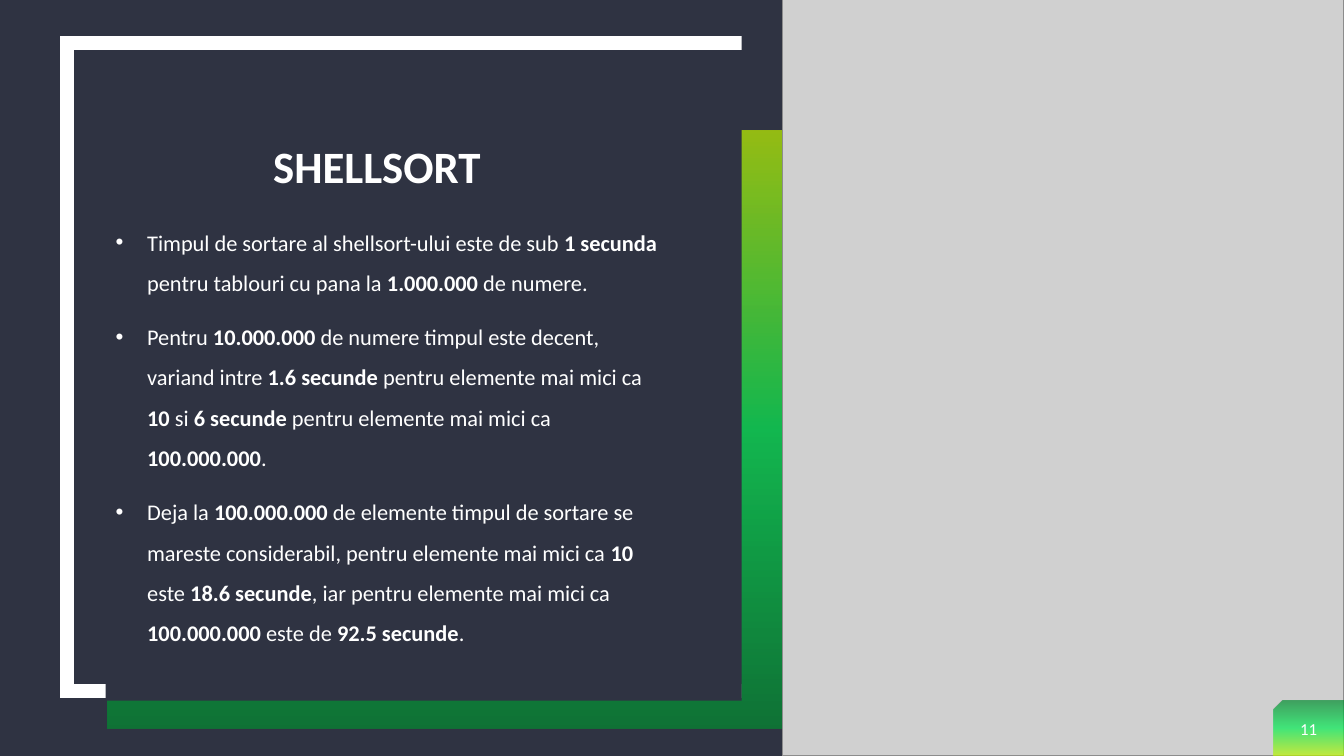
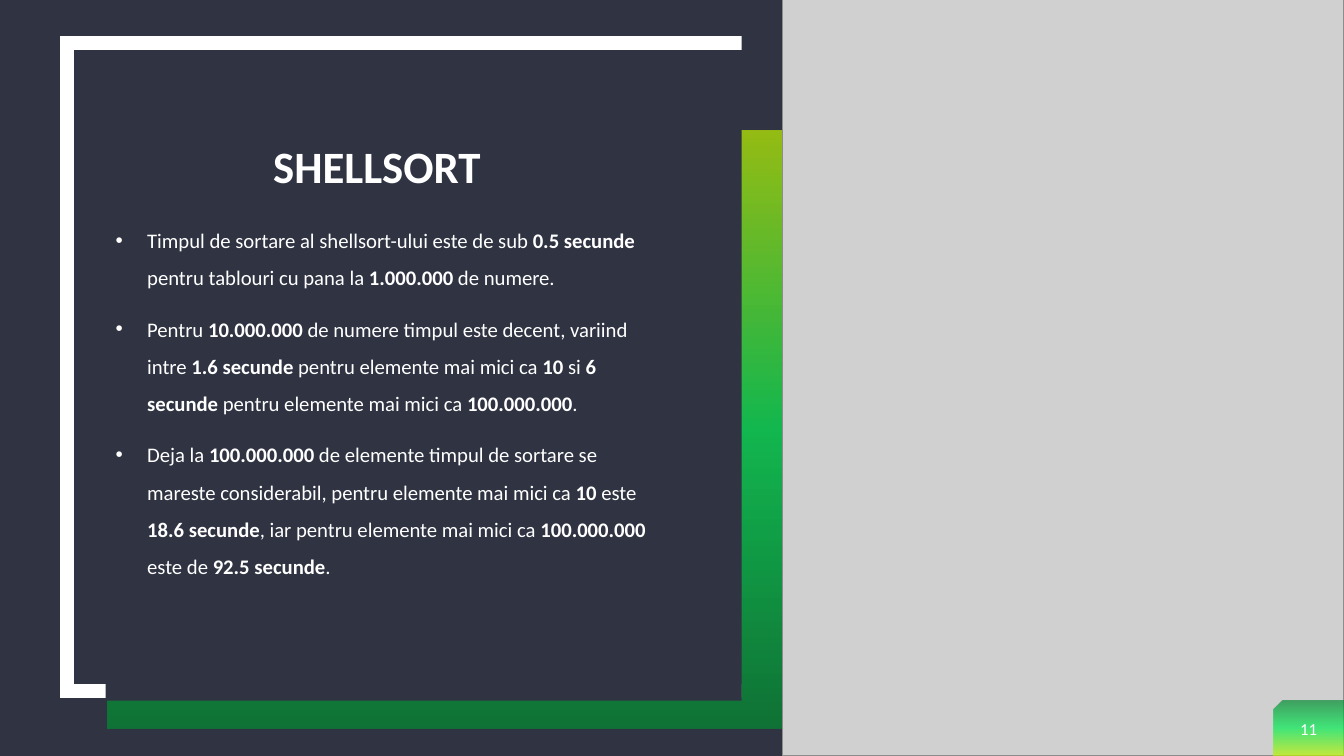
Before and after one commit to bogdanputinelu/Tema-SD, a slide deck: slide 11 of Prezentare Sortari.pptx. Drawn at 1344x756 pixels with LibreOffice and Linux fonts; fonts in the diff are those of the drawing; grey boxes stand for pictures. Boxes give left, top, right and bottom in pixels: in the first picture for what was removed or moved away, otherwise in the second. Text is boxed around its words. In the diff, an @@ line names an element or a change of style, - is before the commit and + after.

```diff
--- a/Prezentare Sortari.pptx
+++ b/Prezentare Sortari.pptx
@@ text at [147, 233, 635, 415]: text changed; size 16 to 14.8 pt @@
-• Timpul de sortare al shellsort-ului este de sub 1 secunda pentru tablouri cu pana la 1.000.000 de numere.
-• Pentru 10.000.000 de numere timpul este decent, variand intre 1.6 secunde pentru elemente mai mici ca 10 si 6 secunde pentru elemente mai mici ca 100.000.000.
+• Timpul de sortare al shellsort-ului este de sub 0.5 secunde pentru tablouri cu pana la 1.000.000 de numere.
+• Pentru 10.000.000 de numere timpul este decent, variind intre 1.6 secunde pentru elemente mai mici ca 10 si 6 secunde pentru elemente mai mici ca 100.000.000.
@@ text at [147, 447, 645, 574]: size 16 to 14.8 pt in "Deja la 100.000.000 de elemente timpul de ..." @@
```
Also in this commit, not shown: 6 other slides changed, 3 slides added, 2 other files.
